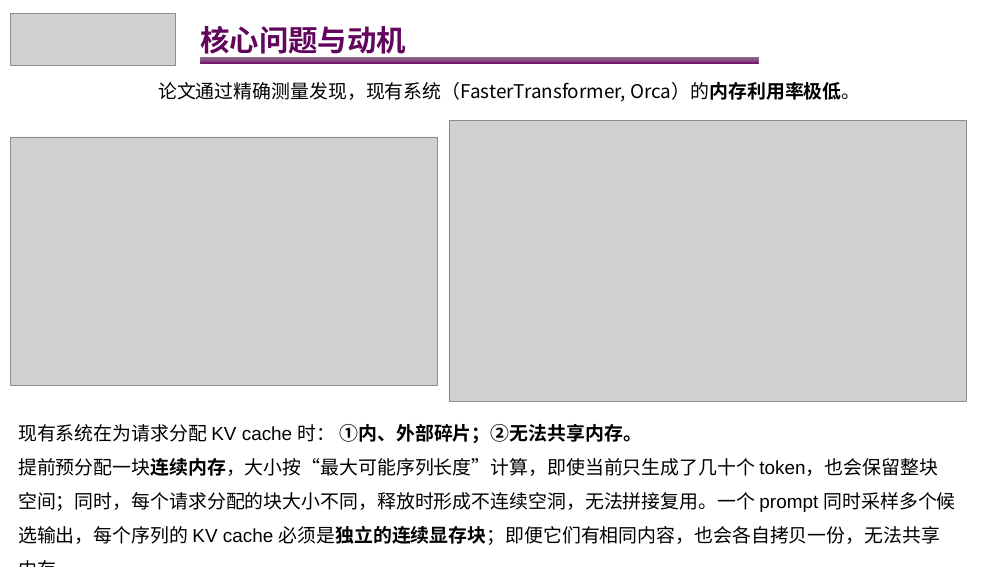
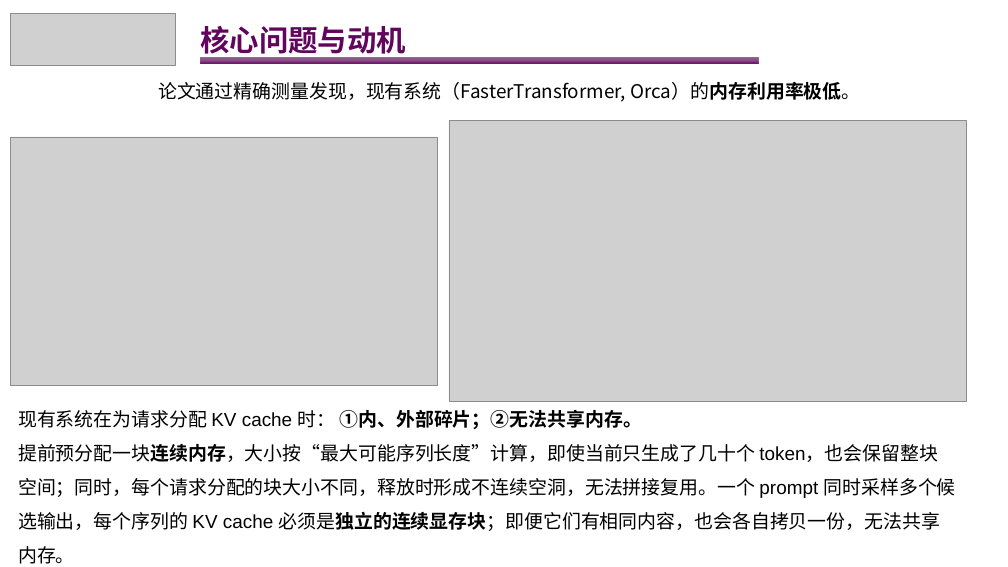
Before and after one commit to lingebeng/Paper-Reading, a slide deck: slide 4 of AI-Infra/vLLM/vllm-PageAttention.pptx. Drawn at 1008x567 pixels with LibreOffice and Linux fonts; fonts in the diff are those of the drawing; grey boxes stand for pictures. Boxes give left, top, right and bottom in pixels: in the first picture for what was removed or moved away, otherwise in the second. Text is boxed around its words. In the diff, an @@ line names an element or a change of style, - is before the commit and + after.

```diff
--- a/AI-Infra/vLLM/vllm-PageAttention.pptx
+++ b/AI-Infra/vLLM/vllm-PageAttention.pptx
@@ text "现有系统在为请求分配 KV cache 时： ①内、外部碎片；②无法共享内存。": place and size @@
-text "现有系统在为请求分配 KV cache 时： ①内、外部碎片；②无法共享内存。" at [18,424,956,545]
+text "现有系统在为请求分配 KV cache 时： ①内、外部碎片；②无法共享内存。" at [18,410,956,531]
```
Also in this commit, not shown: 4 other slides changed, 3 slides added.
